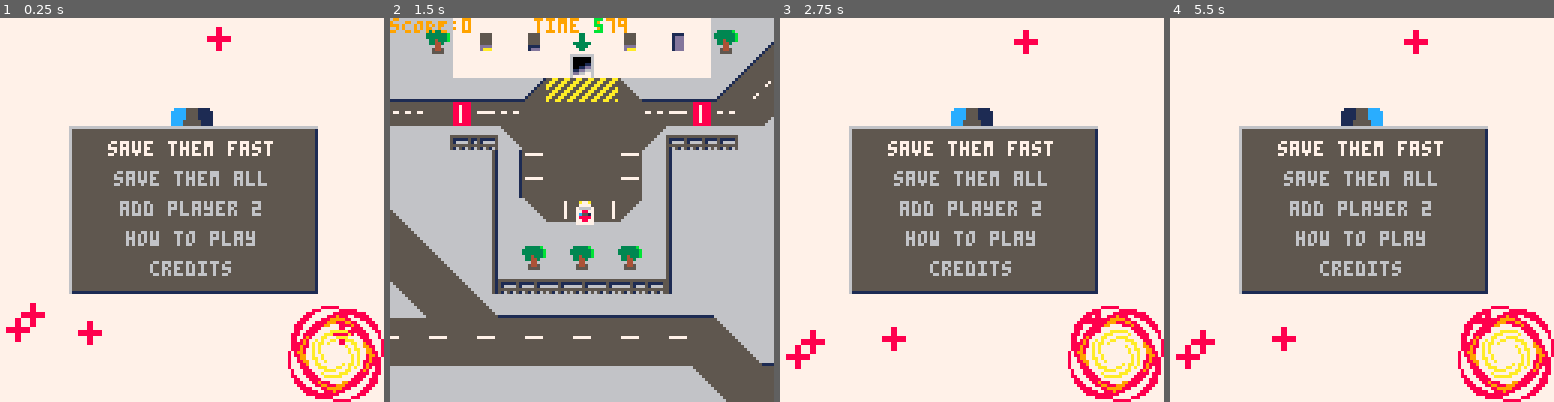
Above: before the commit, frames 1-4 (left to right).
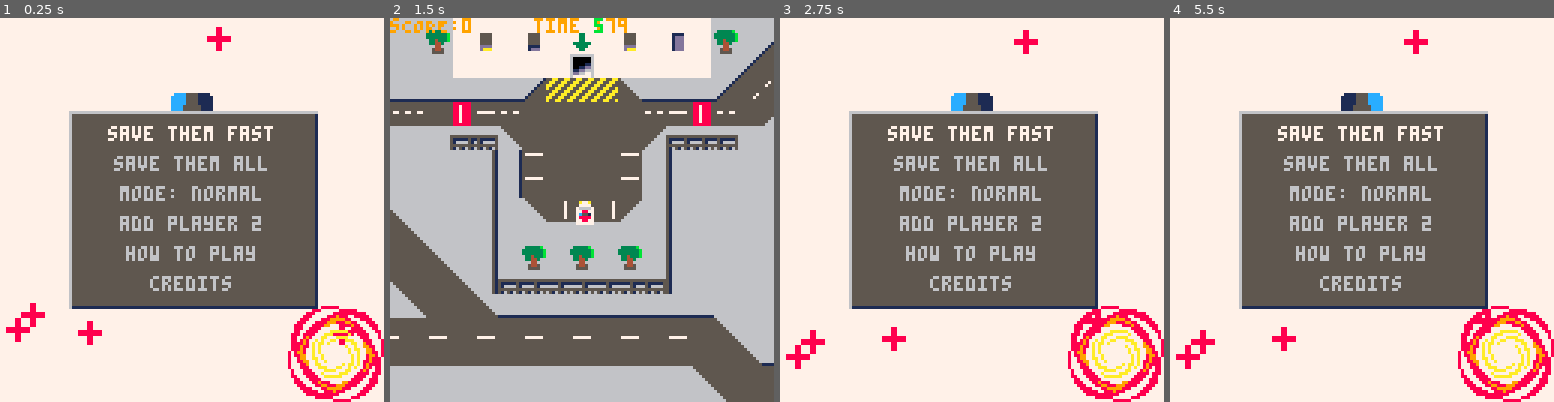
Above: after the commit, the same moments.

Repository: GraulierBrice/ludum-dare-46
Game: PICO-8 cartridge keep-it-alive.p8
Same seed, same stepped clock (60 frames per second), same inputs: the game is played once before the commit and once after it.
Inputs:
- Up to frame 1 (0.25 s): no input
- Up to frame 2 (1.5 s): tap X (X key) at 0.33, 1.07 s; tap O (Z key) at 0.7 s
- Up to frame 3 (2.75 s): hold Right 1.6-2.1 s; tap O (Z key) at 1.7, 2.1, 2.5 s; tap X (X key) at 1.85 s; hold Up 2.15-2.42 s; hold Right from 2.47 s (still down)
- Up to frame 4 (5.5 s): tap O (Z key) every 0.4 s from 2.9 to 5.3 s; tap X (X key) at 2.97, 4.08, 5.2 s; release Right at 3.03 s; hold Left 3.08-3.58 s; hold Down 3.63-3.97 s; hold Right 4.02-4.68 s; hold Up 4.73-5.03 s; hold Left from 5.08 s (still down)

The runs differ from the first frame. In frame 1, 13% of the frame differs, in the area x 17-83%, y 19-76%; in frame 2, nothing differs; in frame 3, 13%; in frame 4, 13%.

Commit message:
easy normal and hard modes, tips, minor map fix

Diff:
--- a/keep-it-alive.p8
+++ b/keep-it-alive.p8
@@ -19,7 +19,8 @@
 		map_id=1,
 		start=0,
 		nb_players=1,
-		mode_1_duration=180
+		mode_1_duration=180,
+		difficulty=1
 	}
 
 	phy={
@@ -102,6 +103,7 @@
 -->8
 -- game program
 death_message_lt=0
+tips_message_lt=0
 cars={}
 patients={}
 dropzones={}
@@ -273,6 +275,7 @@
 			if (not other.load and vec_len(rel_vel) < phy.max_vel_action) then
 				other.load = patient
 				patient.car_id = 1
+				tips_message_lt=time()+2
 			end
 		end
 	end
@@ -281,15 +284,16 @@
 function update_patient(patient)
 	if (patient.car_id > 0) then
 		if (car_drifting(cars[patient.car_id])) then
-			patient.hp -= phy.dt * patient.dmg_drift
+			patient.hp -= phy.dt * patient.dmg_drift*game.difficulty
 			if(patient.dmg_drift>0)blood(cars[patient.car_id].pos,true)
 		else
-			patient.hp -= phy.dt * patient.dmg_loaded
+			patient.hp -= phy.dt * patient.dmg_loaded*game.difficulty
 			if(patient.dmg_loaded>0)blood(cars[patient.car_id].pos,true)
 		end
 	else
-		patient.hp -= patient.dmg_unloaded
+		patient.hp -= patient.dmg_unloaded*game.difficulty
 		if(patient.hp<0)then
+			tips_message_lt=0
 			if (game.mode==1) then
 				del(patients,patient)
 				del(colliders, patient)
@@ -347,7 +351,7 @@
 	if (not other.trg and car.load != nil) then
 		local speed = vec_len(rel_vel)
 		if (speed >= car.load.hit_dmg_threshold) then
-			car.load.hp -= car.load.hit_dmg
+			car.load.hp -= car.load.hit_dmg*game.difficulty
 			blood(car.pos,true)
 			blood(car.pos,true)
 		end
@@ -482,6 +486,8 @@
 		draw_car(cars[i])
 		if(death_message_lt>time()) then
 			draw_menu_box(cam.x+32,cam.y+16,72,12,{"patient has died"})
+		elseif (tips_message_lt>time() and cars[i].load) then
+			show_tip(cars[i].load.col)
 		end
 		if(game.score) print("sCORE:"..game.score, cam.x,cam.y+65*(i-1),9)
 	end
@@ -499,18 +505,22 @@
 
 menus = {
 	{
-		opts={"save them fast", "save them all", "add player 2", "how to play","credits"},
+		opts={"save them fast", "save them all", "mode: normal", "add player 2", "how to play","credits"},
 		run={
 			change_menu(6),
 			function() game_start(game.nb_players, 1, 2) end,
 			function()
-				if (game.nb_players==1) then game.nb_players=2 menus[1].opts[3]="add player 2"
-				else  game.nb_players=1 menus[1].opts[3]="remove player 2" end end,
+				if (game.difficulty==1) then game.difficulty=1.5 menus[1].opts[3]="mode: hard"
+				elseif (game.difficulty==1.5) then game.difficulty=0.5 menus[1].opts[3]="mode: easy"
+				elseif (game.difficulty==0.5) then game.difficulty=1 menus[1].opts[3]="mode: normal" end end,
+			function()
+				if (game.nb_players==1) then game.nb_players=2 menus[1].opts[4]="add player 2"
+				else  game.nb_players=1 menus[1].opts[4]="remove player 2" end end,
 			change_menu(3),
 			change_menu(2)},
 		--run={function() game.play=true end,nil,nil,},
 		l=82,
-		w=55
+		w=65
 	},
 	{
 		opts={" game designers  ","tHEO fAFET","bRICE"," programmers     ","tHEO fAFET","bRICE"," sound designer  "," pUDDY/pRODUCER-SAN"},
@@ -584,8 +594,11 @@
 		spr(16, cam.x+rb.pos.x, cam.y+rb.pos.y)
 	end
 	if (game.menu_id==1) then
-		if (game.nb_players==1) then menus[1].opts[3]="add player 2"
-		else menus[1].opts[3]="remove player 2" end
+		if (game.nb_players==1) then menus[1].opts[4]="add player 2"
+		else menus[1].opts[4]="remove player 2" end
+		if (game.difficulty==1) then menus[1].opts[3]="mode: normal"
+		elseif (game.difficulty==1.5) then menus[1].opts[3]="mode: hard"
+		elseif (game.difficulty==0.5) then menus[1].opts[3]="mode: easy" end
 	end
 	menus.display(menus[game.menu_id])
 	spr(108,cam.x+96,cam.y+96,4,2)
@@ -714,7 +731,7 @@
 	if (fget(mget(p.x,p.y), 2)) then
 		phy.friction=1.2
 		if (vec_len(data.new_vel)>45) then
-			if(rb.load) then rb.load.hp -= rb.load.dmg_drift/3 blood(rb.pos,true) end
+			if(rb.load) then rb.load.hp -= rb.load.dmg_drift/3*game.difficulty blood(rb.pos,true) end
 		end
 	else phy.friction=1.5
 	end
@@ -1005,6 +1022,21 @@
 	or ((c == 1) and 3
 	or ((c == 4) and 7
 	or 1)))))
+end
+
+function color_to_tip(c)
+	return (c==10) and "don't drift"
+	or (c==14) and "hurry up"
+	or (c==11) and "hurry up and avoid drifting"
+	or (c==8) and "don't crash and hurry up"
+	or (c==1) and "no drifting and avoid walls"
+	or (c==4) and "good luck..."
+	or "drive him to the hospital"
+end
+
+function show_tip(c)
+	msg = color_to_tip(c)
+	draw_menu_box(cam.x+64-2*#msg-2,cam.y+16,#msg*4+4,12,{msg})
 end
 
 particles = {}
@@ -1294,9 +1326,9 @@
 000000000000002115221422112215221423000000000000000000000000000000000000000000000000000000000000000000000000000000000000000000002b0e1f2d0f1b0f0f0f0f0f0f0f0f0f0f0f0f0f0a1c1c090f0f4a0f0f0f0f0f0f0f490f0f0f0f0d0d0d0e084b0f0e3b2b2b2b0f0f084b0f0f0f0a1c1c1c1c1c0b
 000000000000002122222222202222222223000000000000000000000000000000000000000000000000000000000000000000000000000000000000000000002b0e2e2f0f0f0f0f0f0f0f0f3650370f0f0f0f0f0a1c1c090f4a0f1e0f1e0f1e0f490f0f0f0e2c2c2d0e084b0f0e3b2b2b2b0f0f1c47090f0f0f0a1c1c1c0b0f
 000000000000000d0d0d0c131313090d0d0d000000000000000000000000000000000000000000000000000000000000000000000000000000000000000000002b0f0d0d0f0f0f0f0f0f0f36322732370f3650370f0a1c1c094a2829292929292a490f0f0f0e2c1f2d0e084b0f0e3b2b2b2b1e0f0a4847090d0d0d0d0d0d0d0d
-000000000000001d1818181818181818181d000000000000000000000000000000000000000000000000000000000000000000000000000000000000000000002b0e2d2d0f0f0f0f0f0f0d31343430330d3130331e0f0a1c1c090d0d0d0d0d0d0d0d0d0f0f0e2e2e2f0e084b0f0e3b2b2b2b0f0f0f0a1c1c4d4d4d4d4d4d4d4d
+000000000000001d1818181818181818181d000000000000000000000000000000000000000000000000000000000000000000000000000000000000000000002b0e2c2d0f0f0f0f0f0f0d31343430330d3130331e0f0a1c1c090d0d0d0d0d0d0d0d0d0f0f0e2e2e2f0e084b0f0e3b2b2b2b0f0f0f0a1c1c4d4d4d4d4d4d4d4d
 000000000000002b2b2b2b2b2b2b2b2b2b2b000000000000000000000000000000000000000000000000000000000000000000000000000000000000000000002b0e1f2d0f1b0f0f0f0f0a1c1c1c1c1c1c1c1c1c1c4d1c4d1c4d1c4d1c4d1c4d1c4d1c090f0f0f0f0f0e084b0f0e3b2b2b2b0f0f0f0e1c1c1c1c1c1c1c1c1c1c
-000000000000000000000000000000000000000000000000000000000000000000000000000000000000000000000000000000000000000000000000000000002b0e2f2f0f0f0f0f0f0f0f0f0f0c1c0f0f0f0f0a1c1c1c1c1c1c1c1c1c1c1c1c1c1c1c1c090d0d0d0d0c1c1c0f0e3b2b2b2b1e0f0f0c1c1c4c4c4c4c4c4c4c4c
+000000000000000000000000000000000000000000000000000000000000000000000000000000000000000000000000000000000000000000000000000000002b0e2e2f0f0f0f0f0f0f0f0f0f0c1c0f0f0f0f0a1c1c1c1c1c1c1c1c1c1c1c1c1c1c1c1c090d0d0d0d0c1c1c0f0e3b2b2b2b1e0f0f0c1c1c4c4c4c4c4c4c4c4c
 000000000000000000000000000000000000000000000000000000000000000000000000000000000000000000000000000000000000000000000000000000002b0f0d0d0f0f0f0f0f0f0f1e0f4c1c0f1e0f0f0f0f0f0f0f0f0f0f0f0f0f0f0f0f0f0a1c1c1c4d1c4d1c1c1c0f0e3b2b2b2b0f0f0c46450b0f0f0f0f0f0f0f0f
 000000000000000000000000000000000000000000000000000000000000000000000000000000000000000000000000000000000000000000000000000000002b0e2c2d0f0f0f0f0f0f0f0f0f4c1c0f0f0f0f0f0f0f0f0f0f0f0f0f0f0f0f0f0f0f0f0a1c1c1c1c1c1c1c0b0f0e3c3d3d3e0d0c46450b0f0f0f0f0f0f0f0f0f
 000000000000000000000000000000000000000000000000000000000000000000000000000000000000000000000000000000000000000000000000000000002b0e1f2d0f1b0f0f0f0f0f1e0f4c1c0f1e0f0f0f0f0f0f0f0f0f0f0f0f0f0f0f0f0f0f0f0f0f0f0f0f0f0f0f0f0c1c1c1c1c1c46450b0f0f0f0f0f0f0f0f0f0f
